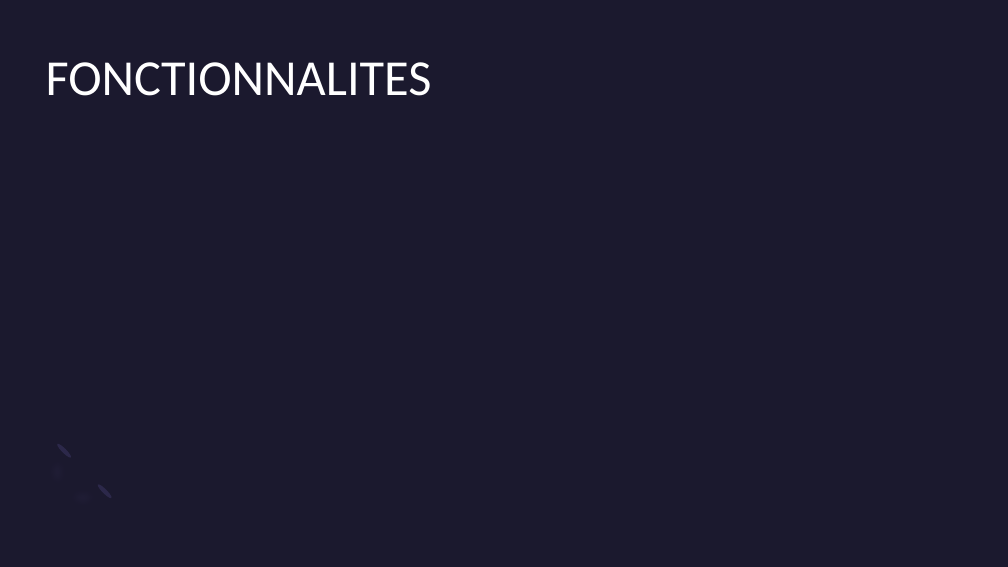
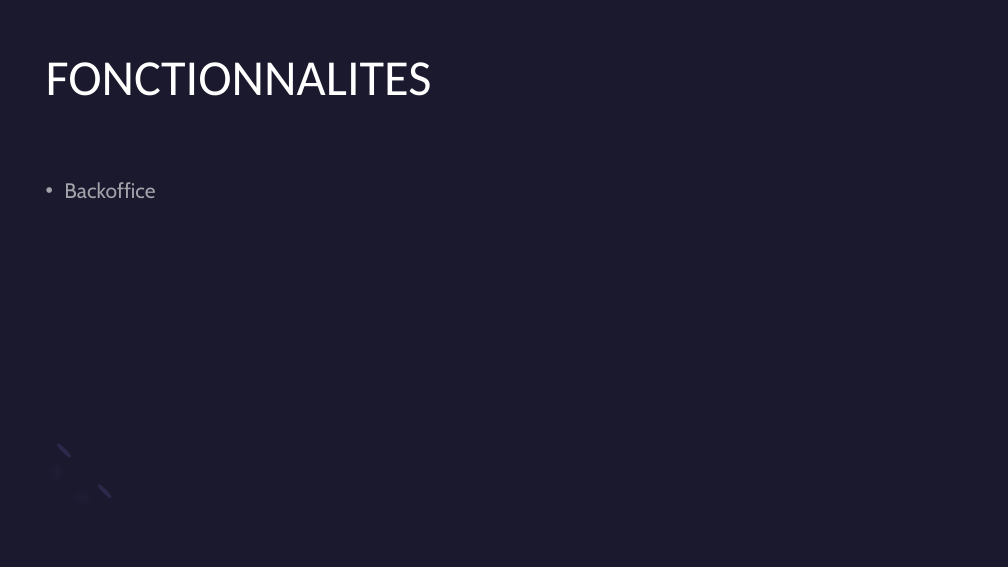
Before and after one commit to OphisDgn/projetBack_blog, a slide deck: slide 4 of Presentation_oral_LIEUTAUD_CELINE.pptx. Drawn at 1008x567 pixels with LibreOffice and Linux fonts; fonts in the diff are those of the drawing. Boxes give left, top, right and bottom in pixels: in the first picture for what was removed or moved away, otherwise in the second. Text is boxed around its words. In the diff, an @@ line names an element or a change of style, - is before the commit and + after.

Commit message:
Création backoffice user, category et article
Création des controllers pour les users, les catégories et les articles
Modification du style de la page de connexion

```diff
--- a/Presentation_oral_LIEUTAUD_CELINE.pptx
+++ b/Presentation_oral_LIEUTAUD_CELINE.pptx
@@ text added at (64,182,155,198), 20 pt, text #FFFFFF at 60% opacity @@
+• Backoffice
```
Also in this commit, not shown: 1 other slide changed, 10 other files.
